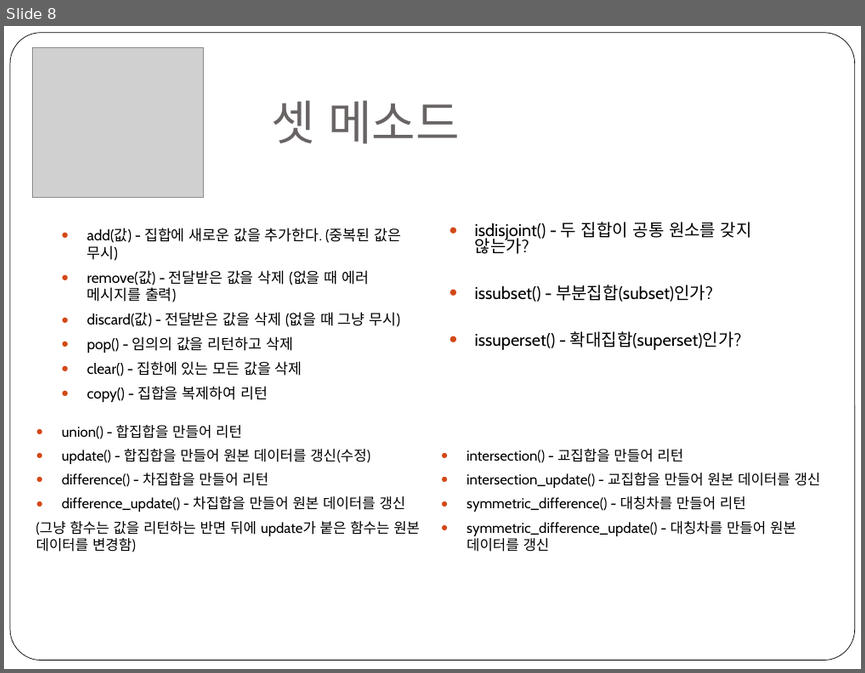
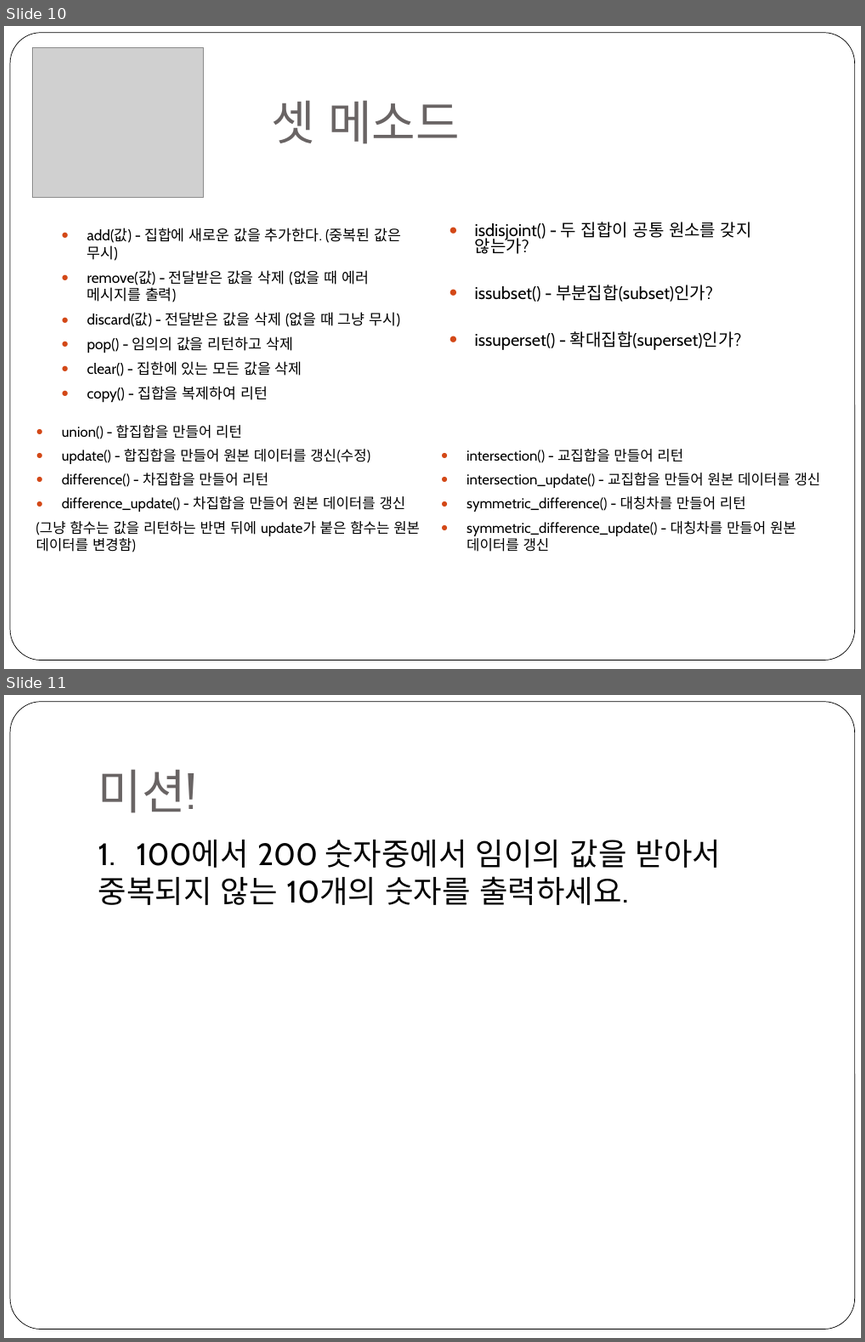
Before and after one commit to freshmea/weizman_python_class, a slide deck: textbook/파이썬2-3교시.pptx. Shown one above the other, each under a label of ours: slide 8 before the commit, slides 10 and 11 after it. The pictures are 865x673 and 865x1342 pixels, drawn with LibreOffice and Linux fonts; fonts in the diff are those of the drawing; grey boxes stand for pictures. Boxes give left, top, right and bottom in pixels: in the first picture for what was removed or moved away, otherwise in the second. Text is boxed around its words. In the diff, an @@ line names an element or a change of style, - is before the commit and + after.

```diff
--- a/textbook/파이썬2-3교시.pptx
+++ b/textbook/파이썬2-3교시.pptx
@@ slide 11 added at box(4, 695, 861, 1338), background #FFFFFF; not listed: 1 template element that a slide beside it also shows @@
@@ title added at box(98, 769, 197, 813), 40 pt, text #696464 @@
+미션!
@@ text added at box(98, 839, 721, 905), 26 pt, text #000000 @@
+1. 100에서 200 숫자중에서 임이의 값을 받아서 중복되지 않는 10개의 숫자를 출력하세요.
@@ what was slide 8 is now slide 10 @@
```
Also in this commit, not shown: 3 slides changed, 2 other slides added, 1 slide removed, 1 other file.
